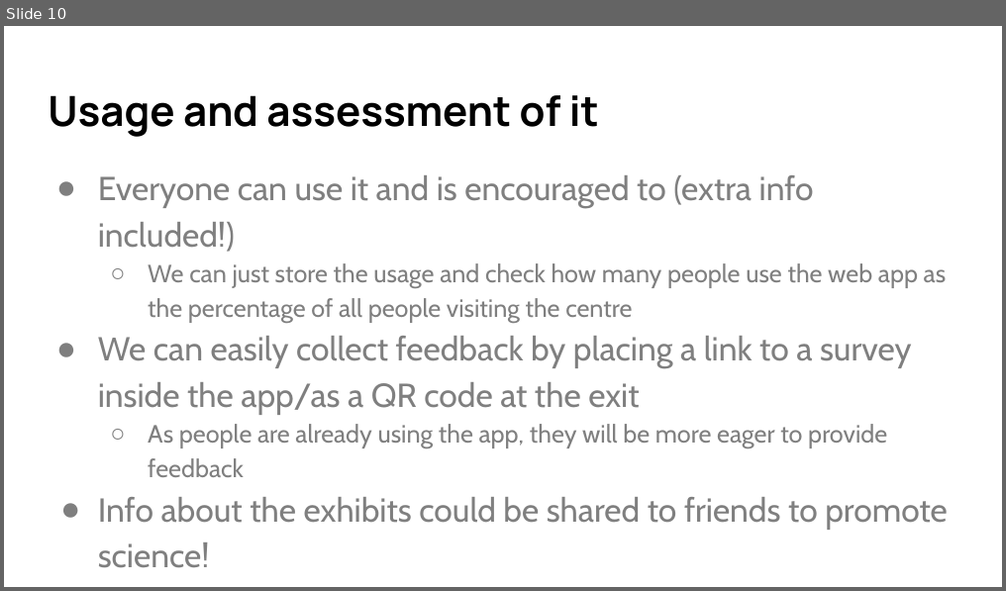
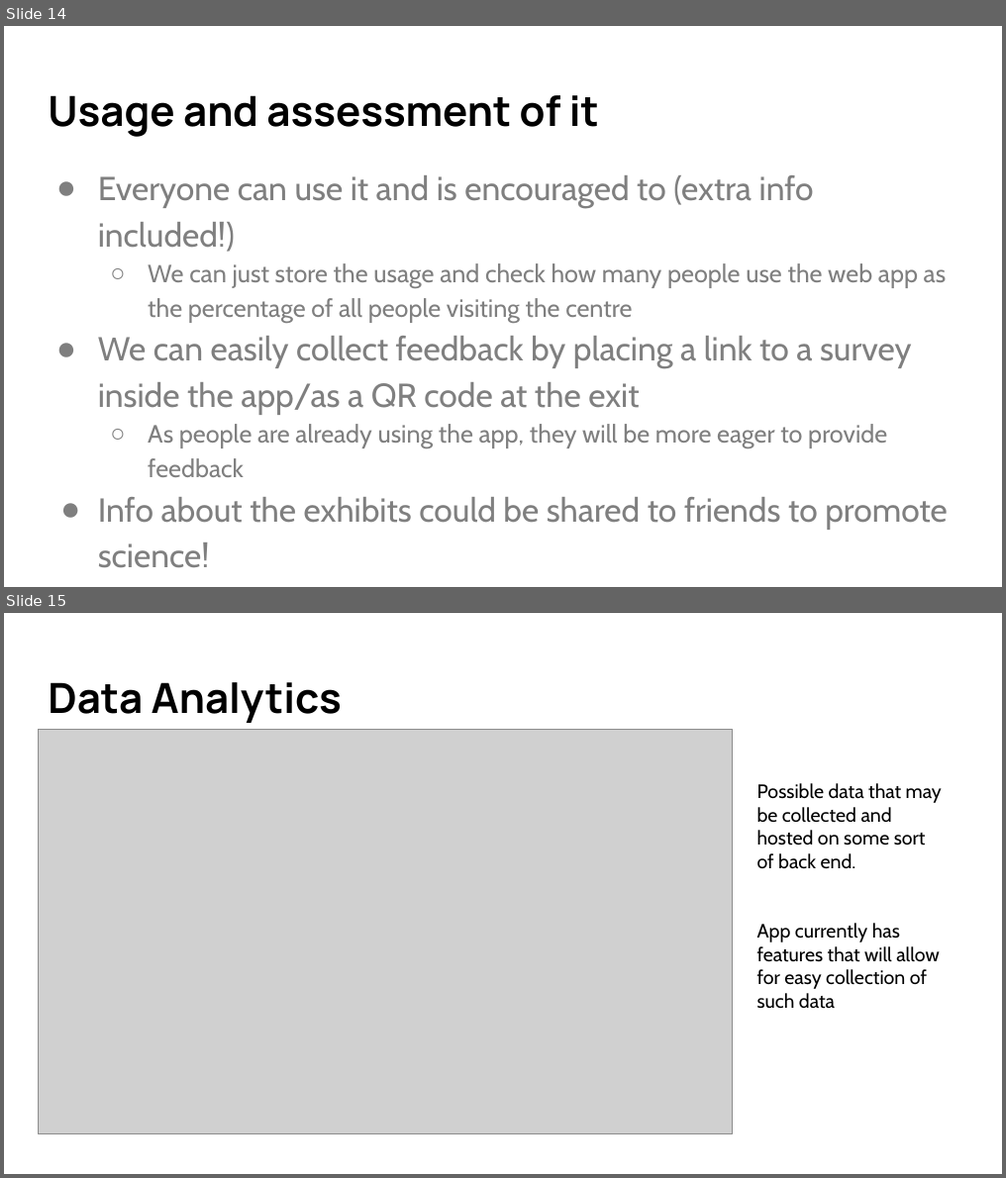
Before and after one commit to Glasgow19/team-5, a slide deck: presentation.pptx. Shown one above the other, each under a label of ours: slide 10 before the commit, slides 14 and 15 after it. The pictures are 1006x591 and 1006x1178 pixels, drawn with LibreOffice and Linux fonts; fonts in the diff are those of the drawing; grey boxes stand for pictures. Boxes give left, top, right and bottom in pixels: in the first picture for what was removed or moved away, otherwise in the second. Text is boxed around its words. In the diff, an @@ line names an element or a change of style, - is before the commit and + after.

```diff
--- a/presentation.pptx
+++ b/presentation.pptx
@@ slide 15 added at [4,613,1002,1174], background #FFFFFF @@
@@ title added at [48,682,342,723], 30 pt, text #000000, bold @@
+Data Analytics
@@ picture added at [38,730,733,1135] @@
@@ text added at [757,783,942,1009], 14 pt, text #000000 @@
+Possible data that may be collected and hosted on some sort of back end.
+App currently has features that will allow for easy collection of such data
@@ what was slide 10 is now slide 14 @@
```
Also in this commit, not shown: 9 slides changed, 5 other slides added, 2 slides removed.
